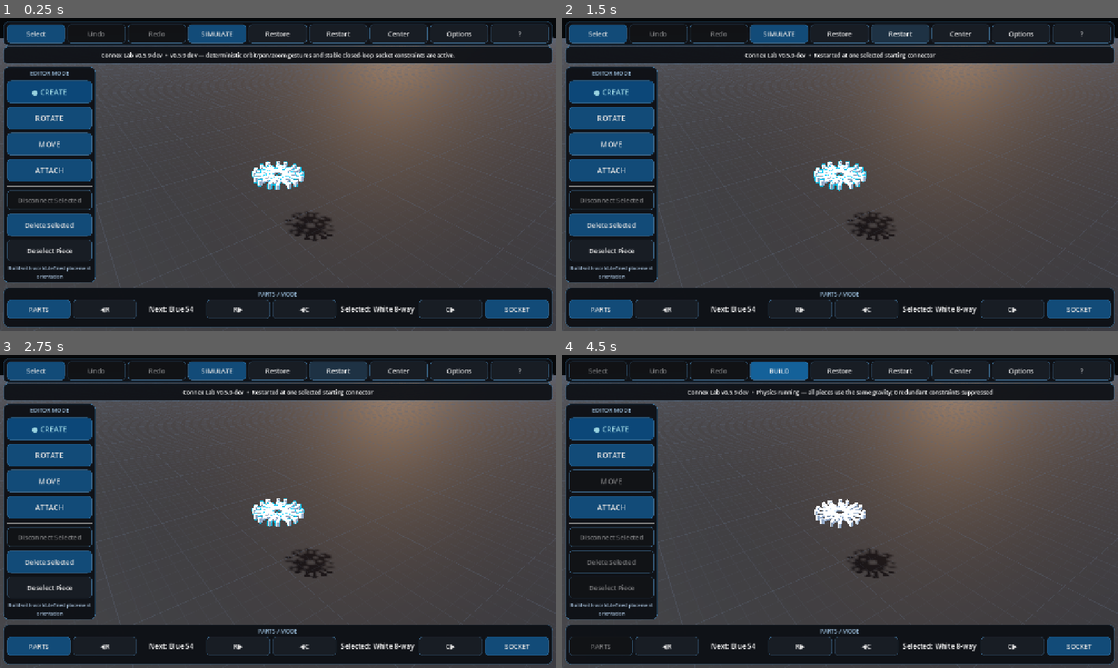
Above: before the commit, frames 1-4 (two rows, left to right).
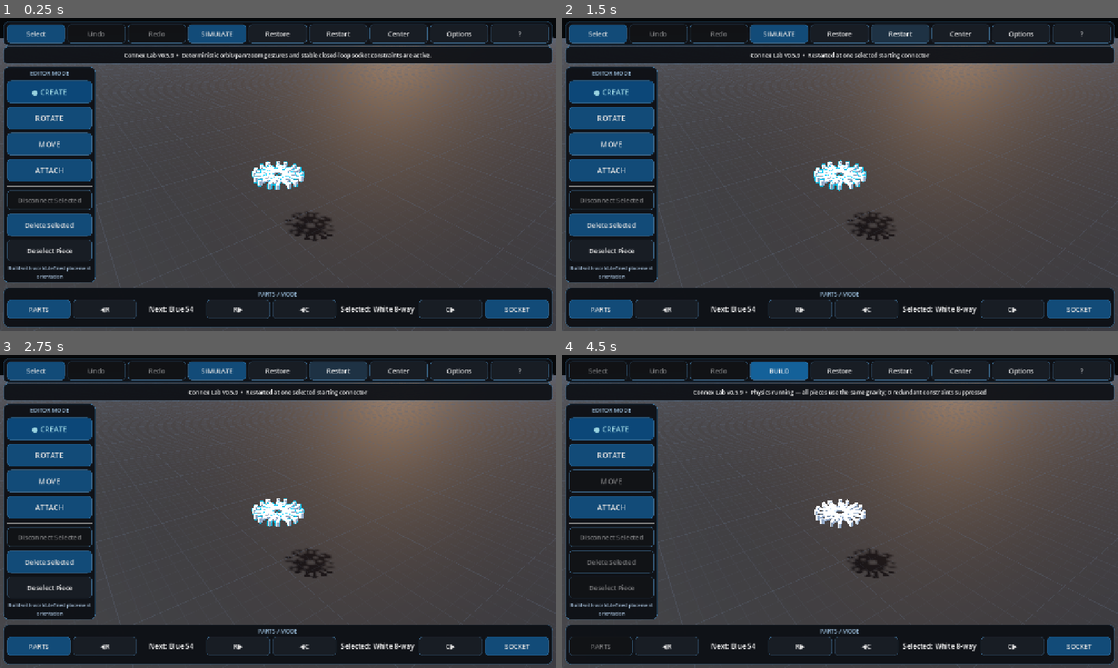
Above: after the commit, the same moments.

Repository: pixel375/connex
Game: Godot game, scene res://Main.tscn
Two runs of this game, one before a commit and one after it. Both use one fixed random seed, a clock stepped at 60 frames per second and the inputs below.
Inputs:
- Up to frame 1 (0.25 s): no input
- Up to frame 2 (1.5 s): click "Restart" at 0.5 s; click "Restart" at 1.25 s
- Up to frame 3 (2.75 s): click "Restart" at 2 s
- Up to frame 4 (4.5 s): click "Select" at 2.75 s; click "SELECT…" at 3.5 s; click "SIMULATE" at 4.25 s

The runs differ from the first frame. In frame 1, 0.7% of the frame differs, in the area x 18-82%, y 10-14%; in frame 2, 0.4%; in frame 3, 0.4%; in frame 4, 0.6%.

Commit message:
release: finalize v0.5.9 runtime

Diff:
--- a/scripts/main_v064.gd
+++ b/scripts/main_v064.gd
@@ -1,6 +1,6 @@
 extends "res://scripts/main_v063.gd"
 
-const VERSION_064 := "0.5.9-dev"
+const VERSION_064 := "0.5.9"
 
 # Camera gesture tuning is viewport-relative so the same physical gesture feels
 # similar on phones/tablets with different resolutions.
@@ -23,7 +23,7 @@
 	_update_help_text_v030()
 	if update_status_v021 != null:
 		_set_update_status_v021("Current version: v%s" % VERSION_064)
-	_status("v0.5.9 dev — deterministic orbit/pan/zoom gestures and stable closed-loop socket constraints are active.")
+	_status("Deterministic orbit/pan/zoom gestures and stable closed-loop socket constraints are active.")
 
 
 func _status(text: String) -> void:
